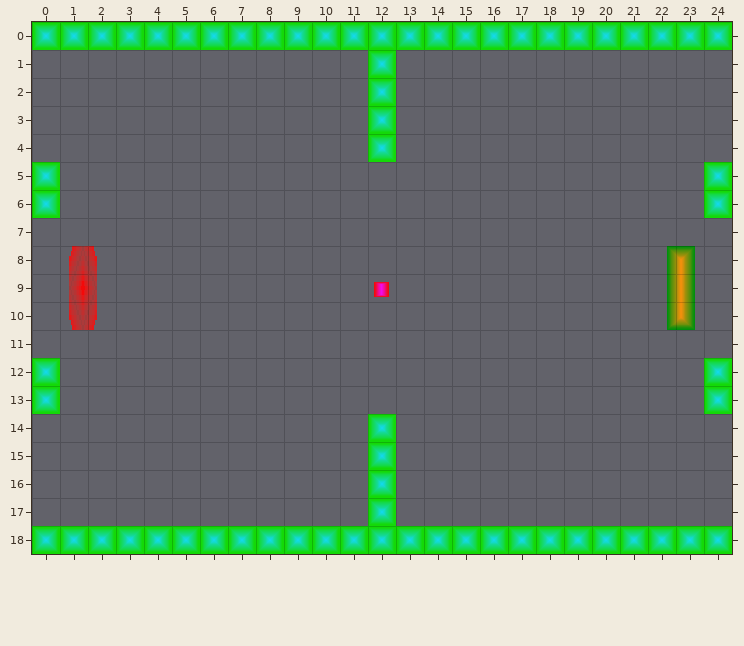
Tiled map -- public/assets/arena1.tmx. Above, as it was before the edit.
Cells are 32x32 px. Shown: x 0..24, y 0..18. The commit also replaced the tileset; all pictures use the new one.
And afterwards:
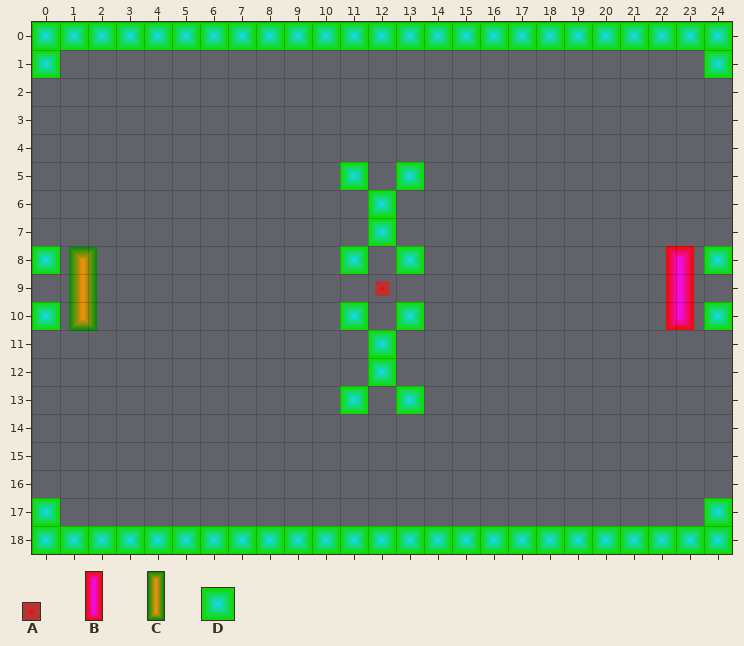
Key: from "ball": A 0; from "enemy": B 0; from "player": C 0; from "wall2": D 0.
_ is an empty cell.
Objects are placed by their top-left corner, in cells (3,4 is the top-left corner of cell 3,4); size is 1x1 cell unless given.
The edit:
Layer "layer1":
The edit adds tile D in row 1 at x 0 and 24; in row 5 at x 11 and 13; in rows 6 to 7 at x 12; in row 8 at x 0, 11, 13 and 24; in row 10 at x 0, 11, 13 and 24; in rows 11 to 12 at x 12.
The edit adds tile D in row 13 at x 11 and 13; in row 17 at x 0 and 24.
The edit erases tile D in rows 1 to 4 at x 12; in rows 5 to 6 at x 0 and 24; in rows 12 to 13 at x 0 and 24; in rows 14 to 17 at x 12.
Layer "object1":
Object C at 22.7,8 size 1x3 becomes B at 22.7,8 size 1x3.
Object A at 1.3,8 size 1x3 becomes C at 1.3,8 size 1x3.
A new object: A at 12.2,9.2 size 0.5x0.5.
Object B at 12.2,9.3 size 0.5x0.5 is removed.
